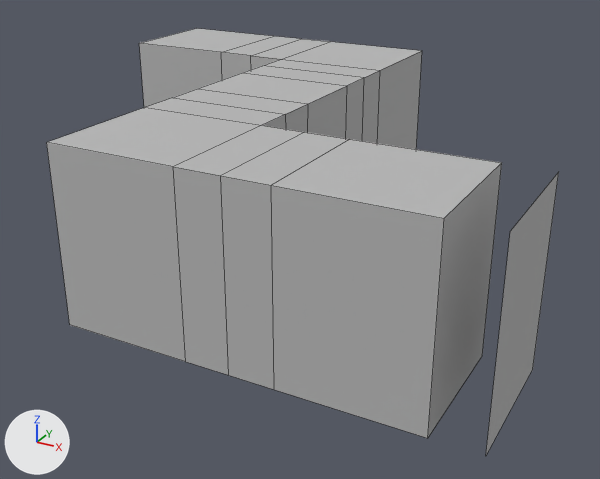
Renders of the Blender file Working/Scenes/level4.blend from each side of a commit.
One viewpoint serves both versions: a 50 mm camera at (-56.33, 6.87, 13.7) aimed at (-65.47, 23.49, 5.4). Every picture has the same lights, and +X, +Y and +Z are marked at lower left. Mesh edges are drawn as thin lines. The same objects are shown in both versions, whatever each file hides.

The scene before the commit, as lines of its bpy script (objects in view):
```python
me_cube_012 = bpy.data.meshes.new('Cube.012')
me_cube_012.from_pydata(...)  # 60 vertices, 55 faces; spans x -5.62..6.38, y -7.12..6.88, z -2.0..2.0
me_cube_012.materials.append(mat_stone_002)  # grey #bababa
# before: 26 (-2.62, -6.12, -2.0), 27 (-5.62, -6.12, -2.0), 56 (-2.62, -6.12, 2.0), 57 (-5.62, -6.12, 2.0)
ob_falsepath = bpy.data.objects.new('FalsePath', me_cube_012)
ob_falsepath.location = (-66.12, 23.62, 7.0)
ob_falsepath.rotation_euler = (0.0, 0.0, 1.571)  # degrees (0, 0, 90)
```
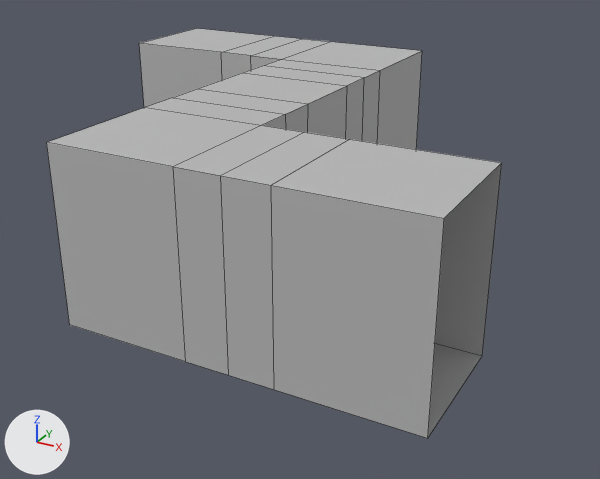
What differs and where, as boxes (x1, y1, x2, y2) in the pictures (600 x 479 px):
'FalsePath', reshaped (11% narrower)
    before: (47, 28, 559, 455)
    after: (47, 28, 502, 438)
part 1 of me_cube_012, deleted
    before: (486, 172, 559, 455)
part 2 of me_cube_012, deleted
    before: (428, 163, 502, 437)

Patch to the scene script:
```diff
--- a/Working/Scenes/level4.blend.py
+++ b/Working/Scenes/level4.blend.py
@@ me_cube_012 @@
 me_cube_012.from_pydata(...)  # 60 vertices, 55 faces; spans x -5.62..6.38, y -7.12..6.88, z -2.0..2.0
 # used by ob_falsepath; location = (-66.12, 23.62, 7.0); rotation_euler = (0.0, 0.0, 1.571), in degrees (0, 0, 90)
 # verts and faces of me_cube_012; kept vertices keep their numbers, new ones are numbered from 60
+# me_cube_012 part 1: the loose piece of 4 vertices spanning x -5.62..-2.62, y -7.12, z -2.0..2.0 is deleted
+# me_cube_012 part 2
+delete_faces([(26, 27, 57, 56)])
 me_cube_012.materials.append(mat_stone_002)
```
